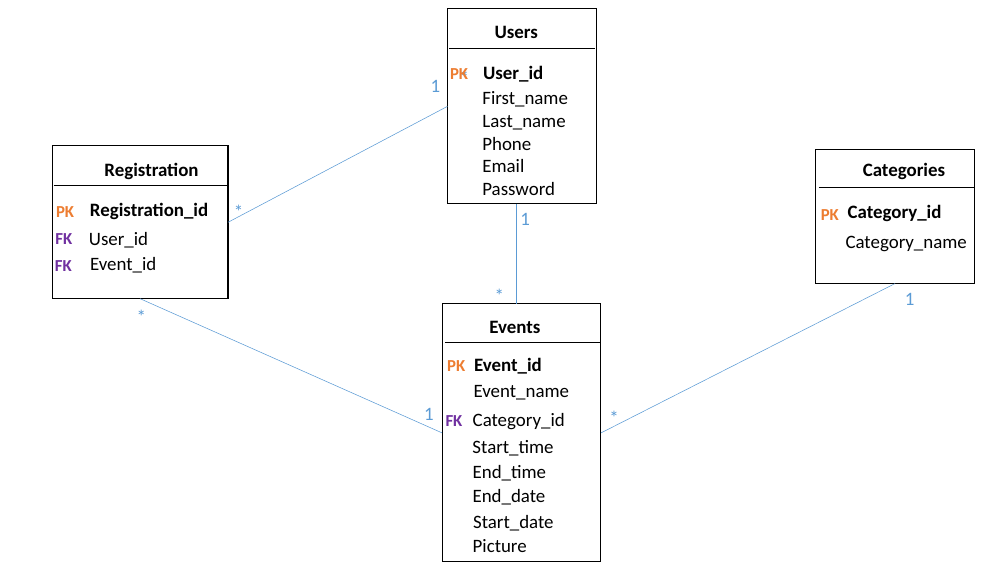
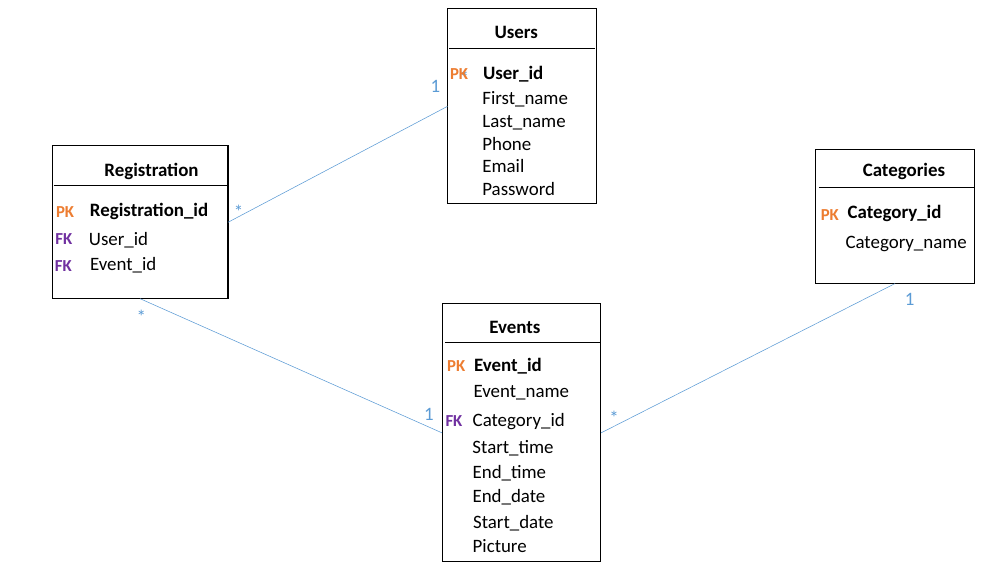
Before and after one commit to pnc-virtual-company/2021-G7-V2-PART1, a slide deck: slide 2 of docs/ER-DIAGRAM.pptx. Drawn at 1008x567 pixels with LibreOffice and Linux fonts; fonts in the diff are those of the drawing. Boxes give left, top, right and bottom in pixels: in the first picture for what was removed or moved away, otherwise in the second. Text is boxed around its words. In the diff, an @@ line names an element or a change of style, - is before the commit and + after.

Commit message:
#00

```diff
--- a/docs/ER-DIAGRAM.pptx
+++ b/docs/ER-DIAGRAM.pptx
@@ line removed from (516, 204) to (516, 304) @@
@@ text removed at [520,213,530,225] @@
-1
@@ text removed at [487,280,512,310] @@
-*
```
